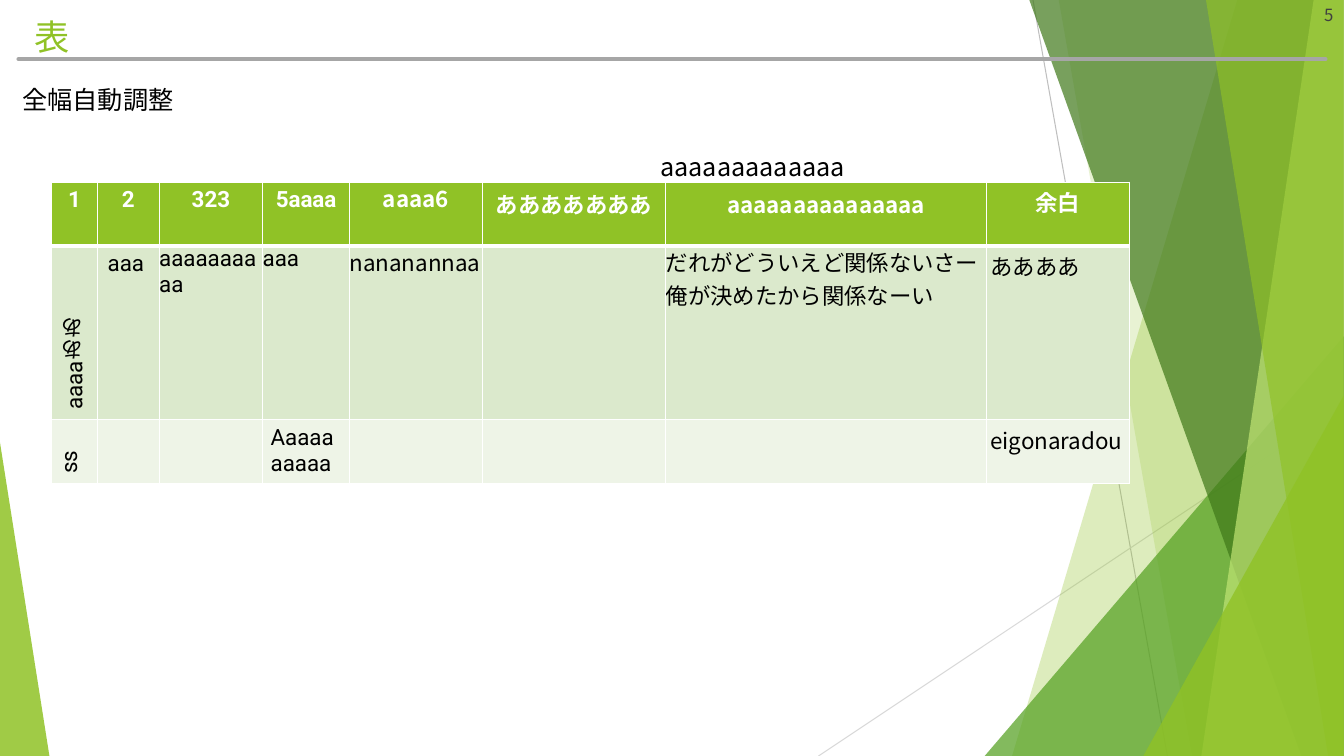
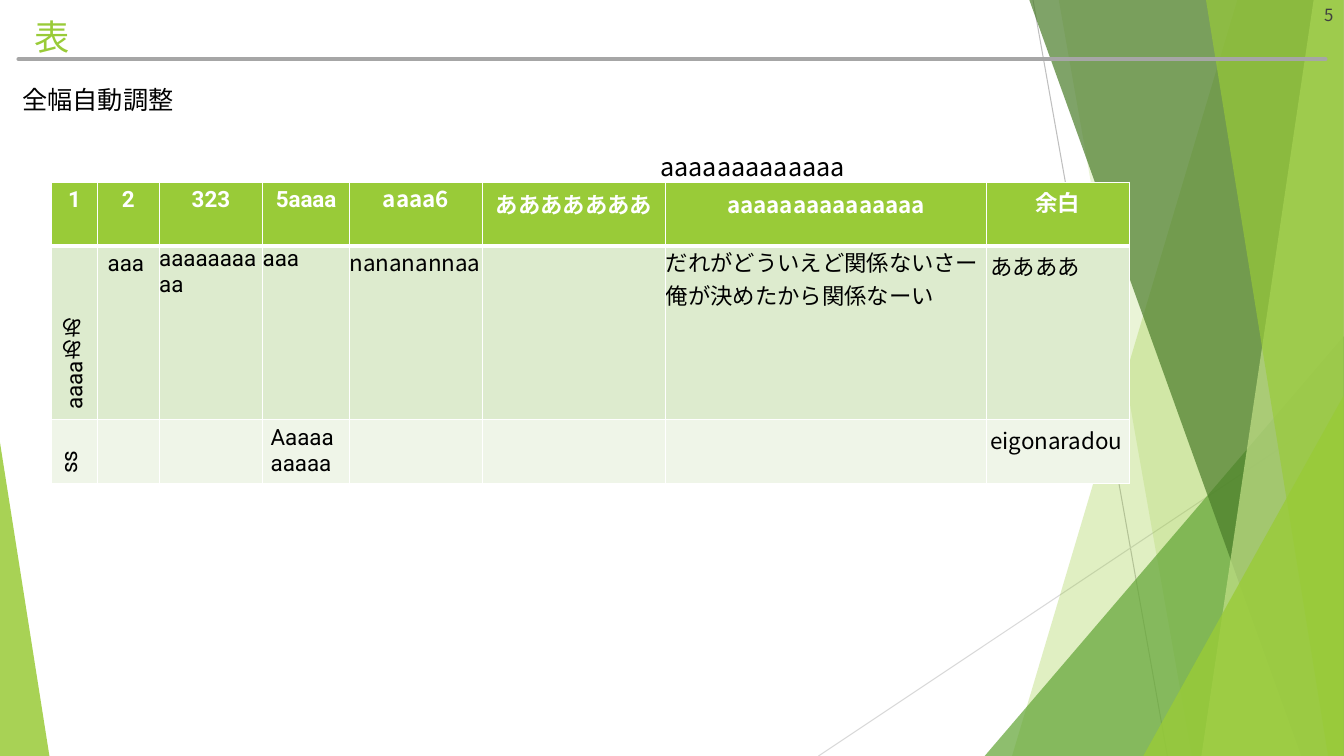
Before and after one commit to hitsuji-ga-u/pawapo, a slide deck: slide 5 of slide/customUI_debug.pptm. Drawn at 1344x756 pixels with LibreOffice and Linux fonts; fonts in the diff are those of the drawing. Boxes give left, top, right and bottom in pixels: in the first picture for what was removed or moved away, otherwise in the second. Text is boxed around its words. In the diff, an @@ line names an element or a change of style, - is before the commit and + after.

```diff
--- a/slide/customUI_debug.pptm
+++ b/slide/customUI_debug.pptm
@@ title "表" at <box>34,20,69,59</box>: text colour #90C226 to #99CB38 @@
@@ freeform shape at <box>1012,0,1344,756</box>: fill #90C226 at 30% opacity to #99CB38 at 30% opacity @@
@@ freeform shape at <box>1029,0,1344,756</box>: fill #3F7819 at 70% opacity to #4A7C29 at 70% opacity @@
@@ freeform shape at <box>1059,0,1344,756</box>: fill #90C226 at 20% opacity to #99CB38 at 20% opacity @@
@@ freeform shape at <box>1202,0,1344,756</box>: fill #C0E474 at 70% opacity to #C2E088 at 70% opacity @@
@@ freeform shape at <box>1206,0,1344,756</box>: fill #90C226 at 65% opacity to #99CB38 at 65% opacity @@
@@ table at <box>51,182,1130,484</box> @@
@@ fill #90C226 to #99CB38 in row 1 @@
@@ fill #DBE9CD to #DEECCE in row 2 @@
@@ fill #EEF4E8 to #EFF6E8 in row 3 @@
@@ triangle at <box>985,336,1344,756</box>: fill #54A021 at 72% opacity to #63A537 at 72% opacity @@
@@ triangle at <box>1143,396,1344,756</box>: fill #90C226 at 80% opacity to #99CB38 at 80% opacity @@
@@ triangle at <box>0,443,49,756</box>: fill #90C226 at 85% opacity to #99CB38 at 85% opacity @@
```
Also in this commit, not shown: 14 other slides changed, 7 slides added, 3 slides removed, 6 other files.
